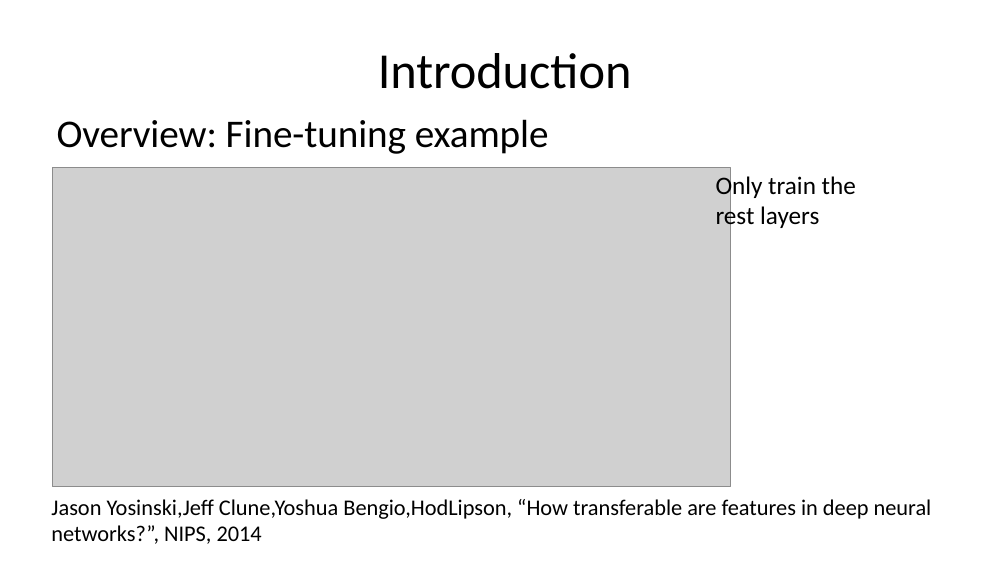
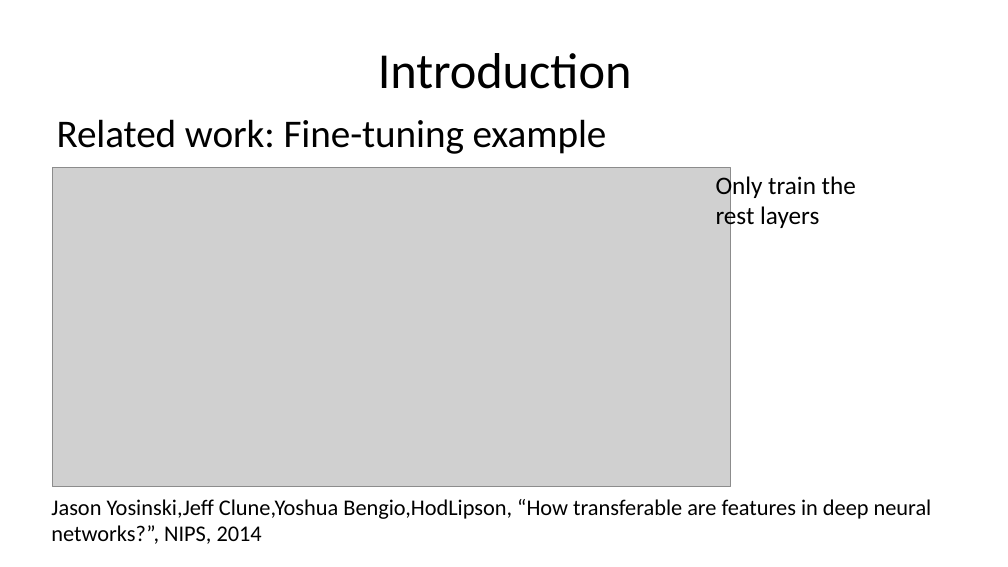
Before and after one commit to CMWENLIU/fast_tensor, a slide deck: slide 7 of efs/Artificial neural network based Self-taught leaning on text mining.pptx (slide 5 before the commit). Drawn at 1008x567 pixels with LibreOffice and Linux fonts; fonts in the diff are those of the drawing; grey boxes stand for pictures. Boxes give left, top, right and bottom in pixels: in the first picture for what was removed or moved away, otherwise in the second. Text is boxed around its words. In the diff, an @@ line names an element or a change of style, - is before the commit and + after.

```diff
--- a/efs/Artificial neural network based Self-taught leaning on text mining.pptx
+++ b/efs/Artificial neural network based Self-taught leaning on text mining.pptx
@@ text at <box>57,119,607,154</box>: text changed @@
-Overview: Fine-tuning example
+Related work: Fine-tuning example
```
Also in this commit, not shown: 22 other slides changed, 41 slides added, 39 slides removed, 1 other file.
